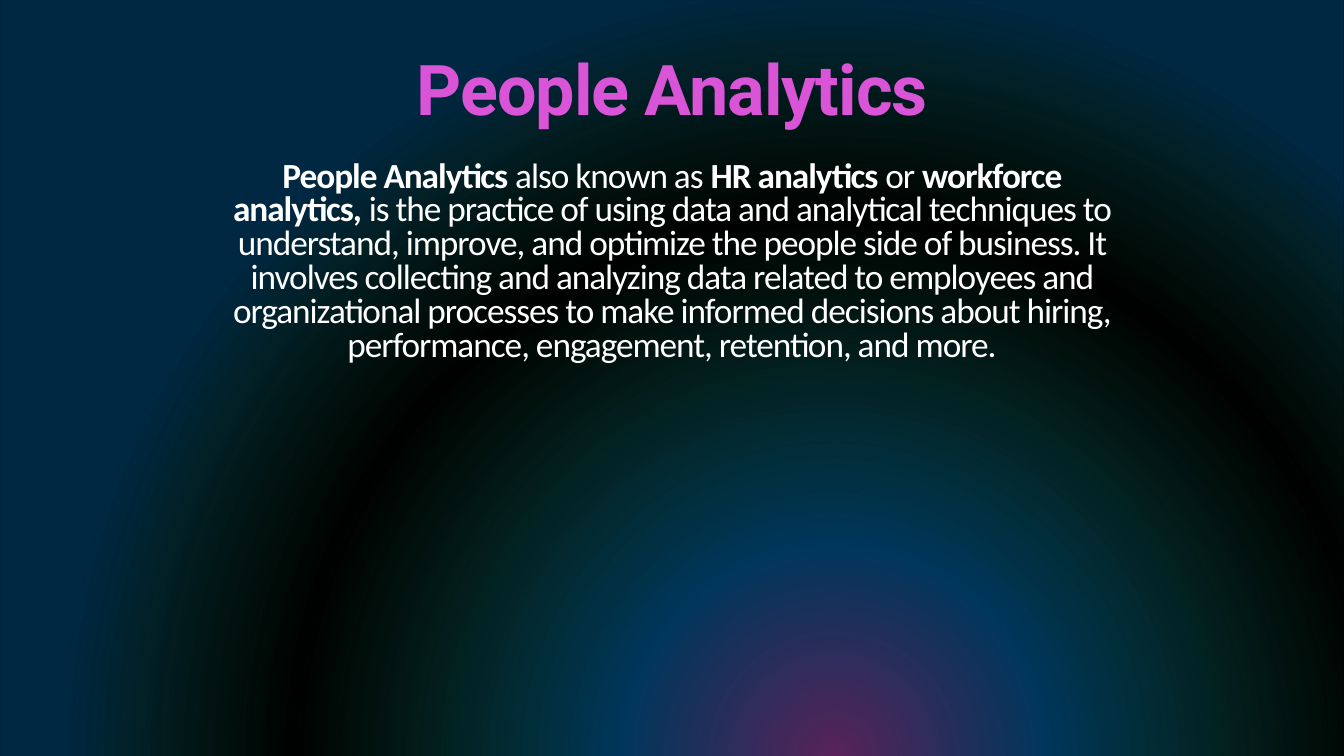
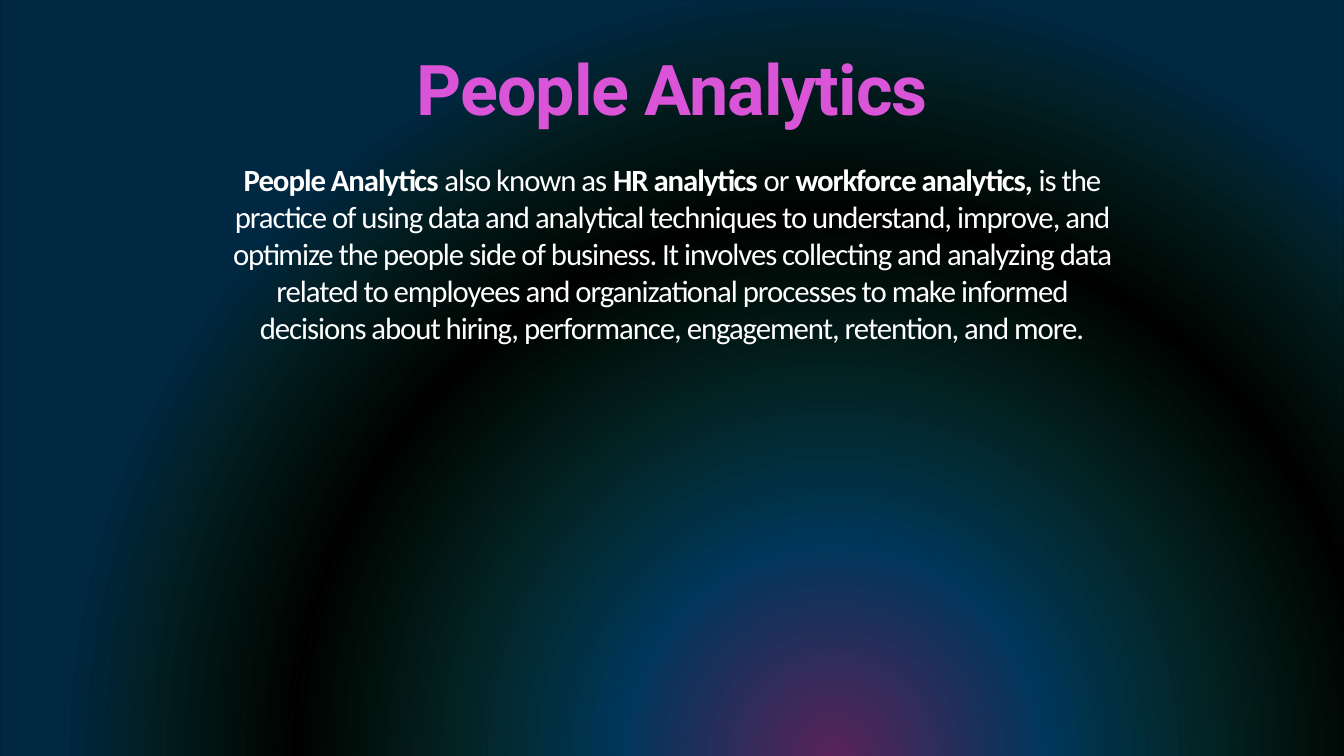
Before and after one commit to anup-jana/PowerBI, a slide deck: slide 4 of Banner & Images.pptx. Drawn at 1344x756 pixels with LibreOffice and Linux fonts; fonts in the diff are those of the drawing; background and template pictures are left out. Boxes give left, top, right and bottom in pixels: in the first picture for what was removed or moved away, otherwise in the second. Text is boxed around its words. In the diff, an @@ line names an element or a change of style, - is before the commit and + after.

```diff
--- a/Banner & Images.pptx
+++ b/Banner & Images.pptx
@@ text "People Analytics also known as ..." at [233,169,1112,345]: size 25.2 to 22 pt; line spacing 0.8 to 1 @@
```
Also in this commit, not shown: 3 other slides changed.
